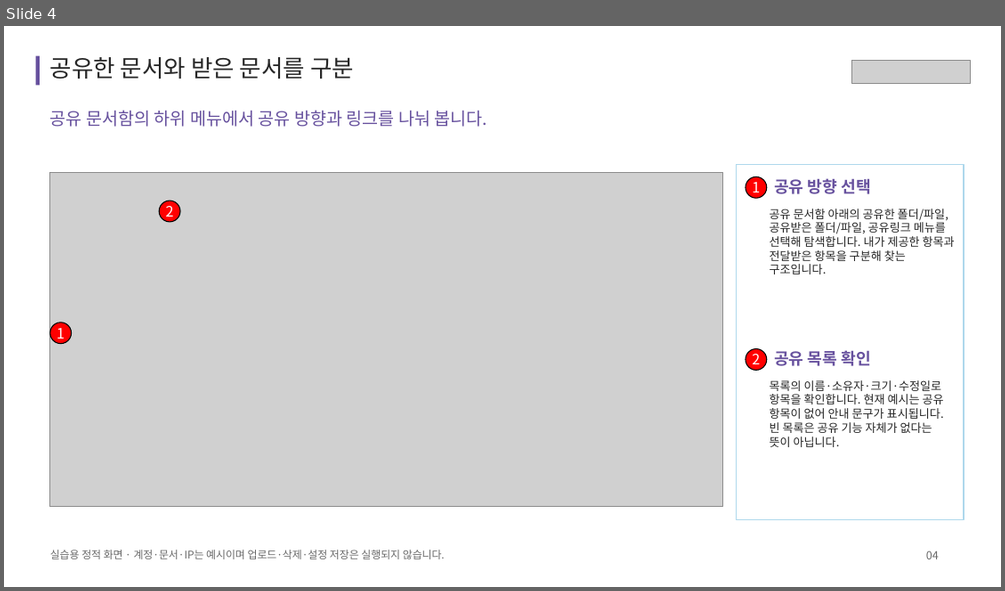
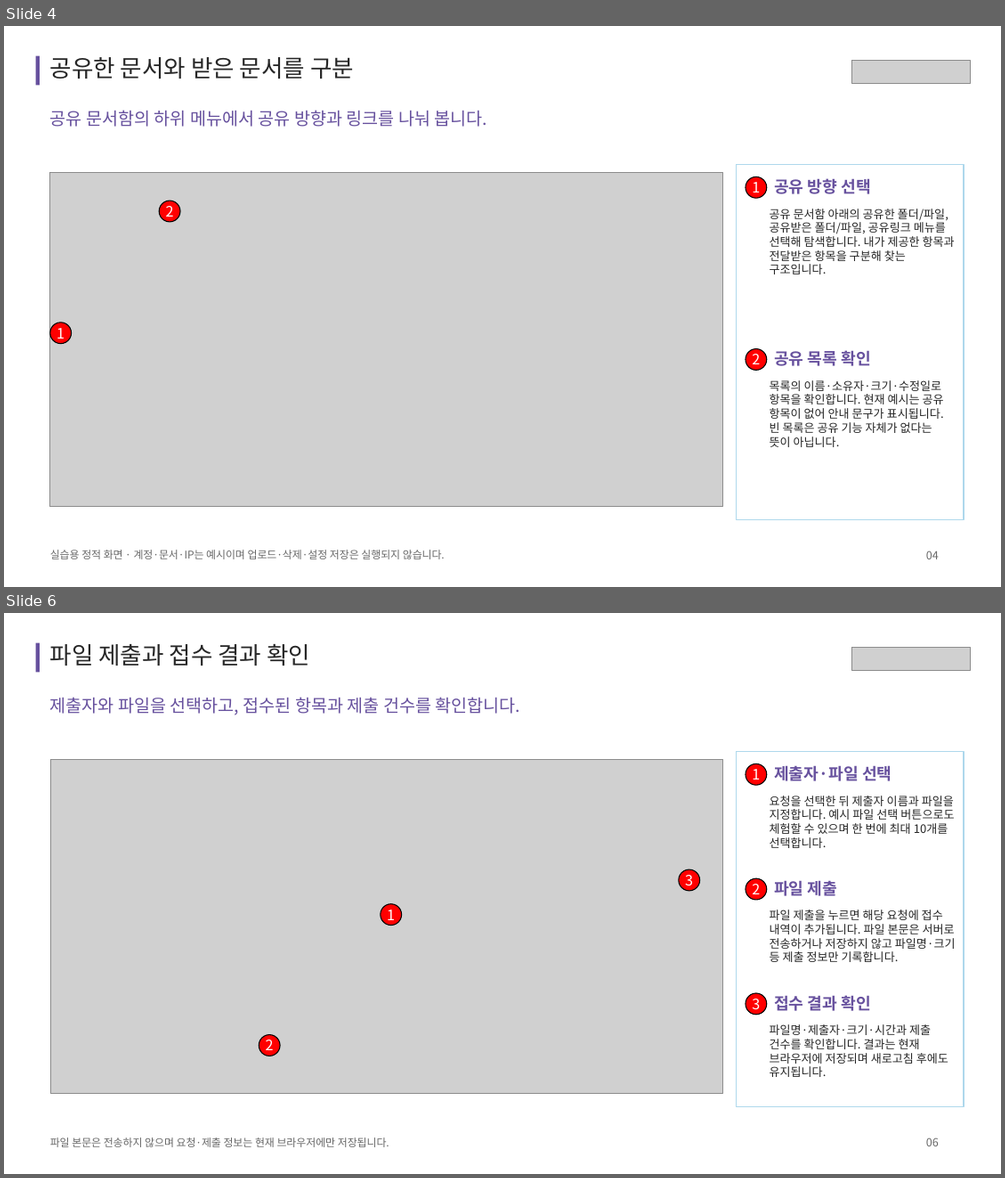
Before and after one commit to acmexii/cloudikehome, a slide deck: docs/cloudike-app-features.pptx. Shown one above the other, each under a label of ours: slide 4 before the commit, slides 4 and 6 after it; the slides between them are not shown. The pictures are 1005x591 and 1005x1178 pixels, drawn with LibreOffice and Linux fonts; fonts in the diff are those of the drawing; grey boxes stand for pictures. Boxes give left, top, right and bottom in pixels: in the first picture for what was removed or moved away, otherwise in the second. Text is boxed around its words. In the diff, an @@ line names an element or a change of style, - is before the commit and + after.

```diff
--- a/docs/cloudike-app-features.pptx
+++ b/docs/cloudike-app-features.pptx
@@ slide 6 added at bbox=[4, 613, 1001, 1174], background #FFFFFF @@
@@ rectangle added at bbox=[36, 643, 40, 673], fill #67519E @@
@@ text added at bbox=[50, 644, 310, 666], 28.5 pt, text #262626 @@
+파일 제출과 접수 결과 확인
@@ picture added at bbox=[851, 648, 970, 670] @@
@@ text added at bbox=[50, 697, 521, 715], 21 pt, text #67519E @@
+제출자와 파일을 선택하고, 접수된 항목과 제출 건수를 확인합니다.
@@ picture added at bbox=[50, 760, 723, 1093] @@
@@ rectangle added at bbox=[736, 751, 963, 1106], fill #FFFFFF, outline #AED8EC 1.13 pt @@
@@ ellipse added at bbox=[745, 763, 767, 785], fill #FF0000, outline #000000 1.13 pt, 17.2 pt, text #FFFFFF @@
+1
@@ text added at bbox=[774, 765, 892, 781], 19.5 pt, text #67519E, bold @@
+제출자·파일 선택
@@ text added at bbox=[769, 795, 954, 848], 14 pt, text #262626 @@
+요청을 선택한 뒤 제출자 이름과 파일을 지정합니다. 예시 파일 선택 버튼으로도 체험할 수 있으며 한 번에 최대 10개를 선택합니다.
@@ ellipse added at bbox=[679, 869, 699, 891], fill #FF0000, outline #000000 1.13 pt, 17.2 pt, text #FFFFFF @@
+3
@@ ellipse added at bbox=[745, 878, 767, 900], fill #FF0000, outline #000000 1.13 pt, 17.2 pt, text #FFFFFF @@
+2
@@ ellipse added at bbox=[380, 904, 401, 925], fill #FF0000, outline #000000 1.13 pt, 17.2 pt, text #FFFFFF @@
+1
@@ text added at bbox=[774, 880, 838, 896], 19.5 pt, text #67519E, bold @@
+파일 제출
@@ text added at bbox=[769, 909, 955, 962], 14 pt, text #262626 @@
+파일 제출을 누르면 해당 요청에 접수 내역이 추가됩니다. 파일 본문은 서버로 전송하거나 저장하지 않고 파일명·크기 등 제출 정보만 기록합니다.
@@ ellipse added at bbox=[745, 993, 767, 1013], fill #FF0000, outline #000000 1.13 pt, 17.2 pt, text #FFFFFF @@
+3
@@ text added at bbox=[774, 995, 872, 1011], 19.5 pt, text #67519E, bold @@
+접수 결과 확인
@@ ellipse added at bbox=[259, 1035, 280, 1055], fill #FF0000, outline #000000 1.13 pt, 17.2 pt, text #FFFFFF @@
+2
@@ text added at bbox=[769, 1024, 948, 1077], 14 pt, text #262626 @@
+파일명·제출자·크기·시간과 제출 건수를 확인합니다. 결과는 현재 브라우저에 저장되며 새로고침 후에도 유지됩니다.
@@ text added at bbox=[50, 1137, 389, 1147], 12.8 pt, text #686868 @@
+파일 본문은 전송하지 않으며 요청·제출 정보는 현재 브라우저에만 저장됩니다.
@@ text added at bbox=[926, 1137, 938, 1146], 13.5 pt, text #686868 @@
+06
```
Also in this commit, not shown: 9 slides changed, 1 other slide added, 2 other files.
